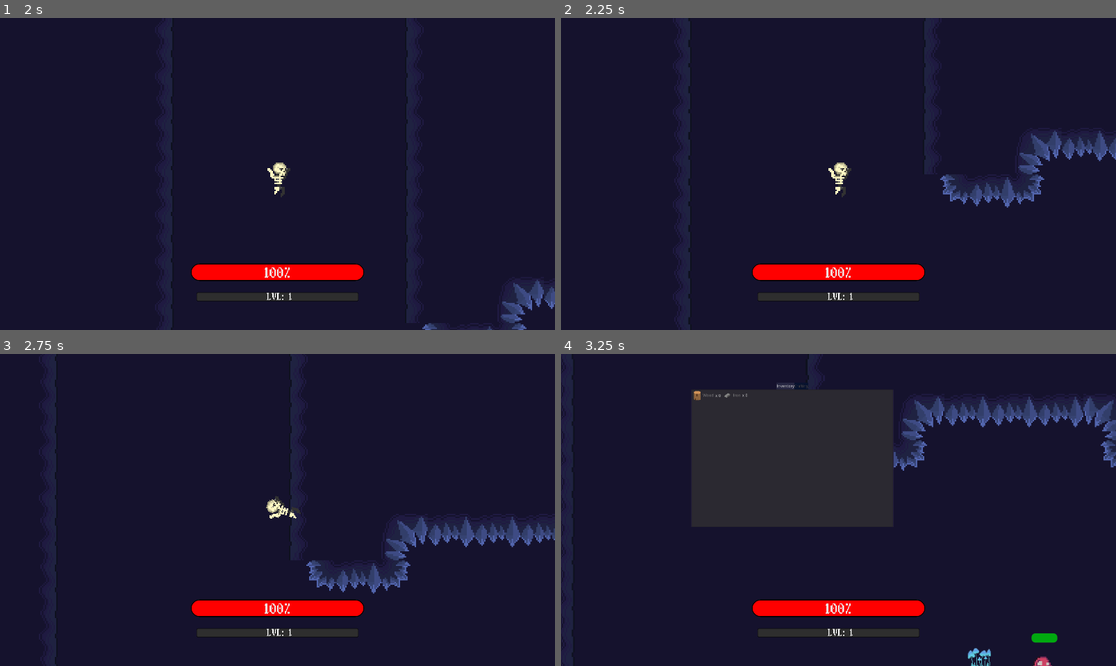
Above: before the commit, frames 1-4 (two rows, left to right).
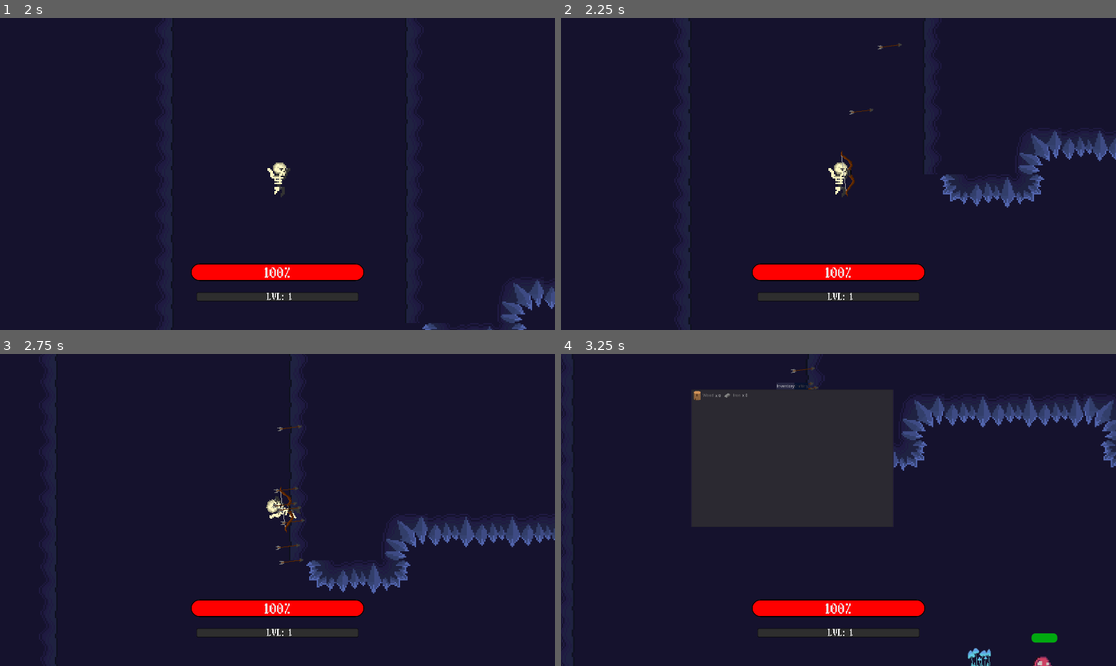
Above: after the commit, the same moments.

Repository: notfennecks/Cryptic-Crusade
Game: Godot game, scene res://Scenes/UI/Menu.tscn
Same seed, same stepped clock (60 frames per second), same inputs: the game is played once before the commit and once after it.
Inputs (mouse positions are in pixels of both pictures, inside the frame that each line leads up to):
- Up to frame 1 (2 s): click "Start Game" at 0.5 s; click "Start Game" at 1.25 s
- Up to frame 2 (2.25 s): move the mouse to (960, 158) at 2.02 s; press the mouse at (960, 158) at 2.03 s; hold D (right) from 2.03 s (still down)
- Up to frame 3 (2.75 s): keep holding D (right); tap Space (jump) at 2.27 s
- Up to frame 4 (3.25 s): keep holding D (right); move the mouse to (727, 525) at 2.77 s; release the mouse at (727, 525) at 2.78 s; tap Tab (crafting) at 2.85 s; tap Space (jump) at 3.02 s

Frame 1 is identical in both runs. In frame 2, 0.1% of the frame differs, in the area x 50-62%, y 8-58%; in frame 3, 0.2%, in the area x 49-55%, y 22-68%; in frame 4, less than 0.1%.

Commit message:
Level up thing

Diff:
--- a/GodotProject/Scenes/Player.tscn
+++ b/GodotProject/Scenes/Player.tscn
@@ -8,22 +8,22 @@
 [ext_resource path="res://assets/Player/Punch/PlayerPunch4.png" type="Texture" id=6]
 [ext_resource path="res://assets/Player/Punch/PlayerPunch5.png" type="Texture" id=7]
 [ext_resource path="res://assets/Player/Punch/PlayerPunch6.png" type="Texture" id=8]
-[ext_resource path="res://assets/Player/Idle/PlayerIdle1.png" type="Texture" id=9]
-[ext_resource path="res://assets/Player/Idle/PlayerIdle2.png" type="Texture" id=10]
-[ext_resource path="res://assets/Player/Jump/PlayerJumpUp.png" type="Texture" id=11]
-[ext_resource path="res://assets/Player/Jump/PlayerJumpDown.png" type="Texture" id=12]
-[ext_resource path="res://assets/Player/Run/PlayerRun1.png" type="Texture" id=13]
-[ext_resource path="res://assets/Player/Run/PlayerRun2.png" type="Texture" id=14]
-[ext_resource path="res://assets/Player/Run/PlayerRun3.png" type="Texture" id=15]
-[ext_resource path="res://assets/Player/Run/PlayerRun4.png" type="Texture" id=16]
-[ext_resource path="res://assets/Player/Run/PlayerRun5.png" type="Texture" id=17]
-[ext_resource path="res://assets/Player/Run/PlayerRun6.png" type="Texture" id=18]
-[ext_resource path="res://assets/Player/Run/PlayerRun7.png" type="Texture" id=19]
-[ext_resource path="res://assets/Player/Run/PlayerRun8.png" type="Texture" id=20]
-[ext_resource path="res://assets/Player/Run/PlayerRun9.png" type="Texture" id=21]
-[ext_resource path="res://assets/Player/Run/PlayerRun10.png" type="Texture" id=22]
-[ext_resource path="res://assets/Player/Run/PlayerRun11.png" type="Texture" id=23]
-[ext_resource path="res://assets/Player/Run/PlayerRun12.png" type="Texture" id=24]
+[ext_resource path="res://assets/Player/Run/PlayerRun1.png" type="Texture" id=9]
+[ext_resource path="res://assets/Player/Run/PlayerRun2.png" type="Texture" id=10]
+[ext_resource path="res://assets/Player/Run/PlayerRun3.png" type="Texture" id=11]
+[ext_resource path="res://assets/Player/Run/PlayerRun4.png" type="Texture" id=12]
+[ext_resource path="res://assets/Player/Run/PlayerRun5.png" type="Texture" id=13]
+[ext_resource path="res://assets/Player/Run/PlayerRun6.png" type="Texture" id=14]
+[ext_resource path="res://assets/Player/Run/PlayerRun7.png" type="Texture" id=15]
+[ext_resource path="res://assets/Player/Run/PlayerRun8.png" type="Texture" id=16]
+[ext_resource path="res://assets/Player/Run/PlayerRun9.png" type="Texture" id=17]
+[ext_resource path="res://assets/Player/Run/PlayerRun10.png" type="Texture" id=18]
+[ext_resource path="res://assets/Player/Run/PlayerRun11.png" type="Texture" id=19]
+[ext_resource path="res://assets/Player/Run/PlayerRun12.png" type="Texture" id=20]
+[ext_resource path="res://assets/Player/Jump/PlayerJumpDown.png" type="Texture" id=21]
+[ext_resource path="res://assets/Player/Jump/PlayerJumpUp.png" type="Texture" id=22]
+[ext_resource path="res://assets/Player/Idle/PlayerIdle1.png" type="Texture" id=23]
+[ext_resource path="res://assets/Player/Idle/PlayerIdle2.png" type="Texture" id=24]
 [ext_resource path="res://assets/Player/LandRight.tres" type="Material" id=25]
 [ext_resource path="res://assets/Player/JumpRight.tres" type="Material" id=26]
 [ext_resource path="res://assets/Player/JumpLeft.tres" type="Material" id=27]
@@ -36,6 +36,9 @@
 [ext_resource path="res://assets/Weapons+Items/Bow.png" type="Texture" id=34]
 [ext_resource path="res://Sounds/Jump.wav" type="AudioStream" id=35]
 [ext_resource path="res://Sounds/CartoonJump.wav" type="AudioStream" id=36]
+[ext_resource path="res://Sounds/Arrow.wav" type="AudioStream" id=37]
+[ext_resource path="res://Sounds/LevelUp.wav" type="AudioStream" id=38]
+[ext_resource path="res://assets/Fonts/ResourceAmountFont.tres" type="DynamicFont" id=39]
 
 [sub_resource type="SpriteFrames" id=1]
 animations = [ {
@@ -44,25 +47,25 @@
 "name": "Punch",
 "speed": 6.0
 }, {
-"frames": [ ExtResource( 9 ), ExtResource( 10 ) ],
+"frames": [ ExtResource( 9 ), ExtResource( 10 ), ExtResource( 11 ), ExtResource( 12 ), ExtResource( 13 ), ExtResource( 14 ), ExtResource( 15 ), ExtResource( 16 ), ExtResource( 17 ), ExtResource( 18 ), ExtResource( 19 ), ExtResource( 20 ) ],
 "loop": true,
-"name": "Idle",
-"speed": 2.0
+"name": "Run",
+"speed": 14.0
 }, {
-"frames": [ ExtResource( 11 ) ],
+"frames": [ ExtResource( 21 ) ],
+"loop": true,
+"name": "JumpDown",
+"speed": 5.0
+}, {
+"frames": [ ExtResource( 22 ) ],
 "loop": true,
 "name": "JumpUp",
 "speed": 5.0
 }, {
-"frames": [ ExtResource( 12 ) ],
+"frames": [ ExtResource( 23 ), ExtResource( 24 ) ],
 "loop": true,
-"name": "JumpDown",
-"speed": 5.0
-}, {
-"frames": [ ExtResource( 13 ), ExtResource( 14 ), ExtResource( 15 ), ExtResource( 16 ), ExtResource( 17 ), ExtResource( 18 ), ExtResource( 19 ), ExtResource( 20 ), ExtResource( 21 ), ExtResource( 22 ), ExtResource( 23 ), ExtResource( 24 ) ],
-"loop": true,
-"name": "Run",
-"speed": 14.0
+"name": "Idle",
+"speed": 2.0
 } ]
 
 [sub_resource type="ParticlesMaterial" id=2]
@@ -160,6 +163,7 @@
 collision_mask = 31
 script = ExtResource( 1 )
 AfterImage = ExtResource( 2 )
+Bow = true
 
 [node name="Sprite" type="AnimatedSprite" parent="."]
 frames = SubResource( 1 )
@@ -304,7 +308,27 @@
 
 [node name="HurtTimer" type="Timer" parent="."]
 wait_time = 3.0
+
+[node name="Arrow" type="AudioStreamPlayer2D" parent="."]
+stream = ExtResource( 37 )
+attenuation = 0.933033
+
+[node name="LevelUp" type="AudioStreamPlayer2D" parent="."]
+stream = ExtResource( 38 )
+
+[node name="Label" type="Label" parent="."]
+visible = false
+margin_left = -20.3551
+margin_top = -22.9108
+margin_right = 22.6449
+margin_bottom = -11.9108
+custom_fonts/font = ExtResource( 39 )
+text = "LEVEL UP!"
+
+[node name="Timer" type="Timer" parent="."]
+wait_time = 2.0
 [connection signal="animation_finished" from="Sprite" to="." method="_on_Sprite_animation_finished"]
 [connection signal="timeout" from="StanceTimer" to="." method="_on_StanceTimer_timeout"]
 [connection signal="timeout" from="ArrowTimer" to="." method="_on_ArrowTimer_timeout"]
 [connection signal="timeout" from="HurtTimer" to="." method="_on_HurtTimer_timeout"]
+[connection signal="timeout" from="Timer" to="." method="_on_Timer_timeout"]
--- a/GodotProject/Scripts/Player.gd
+++ b/GodotProject/Scripts/Player.gd
@@ -306,6 +306,8 @@
 	emit_signal("experience_gained", experience, experience_required) #emit the experience gained signal and pass growth data
 
 func level_up():  #level up function
+	$Timer.start()
+	$Label.show()
 	$LevelUp.play()
 	level += 1 #add one to level variable
 	experience_required = get_required_experience(level + 1) #set the experience requirement to the next level.
@@ -316,3 +318,6 @@
 
 func _on_HurtTimer_timeout():
 	invincible = false
+
+func _on_Timer_timeout():
+	$Label.hide()
--- a/GodotProject/assets/Fonts/ResourceAmountFont.tres
+++ b/GodotProject/assets/Fonts/ResourceAmountFont.tres
@@ -3,4 +3,7 @@
 [ext_resource path="res://assets/Fonts/Gold Box 8x16.ttf" type="DynamicFontData" id=1]
 
 [resource]
+size = 8
+outline_size = 1
+outline_color = Color( 0, 0, 0, 1 )
 font_data = ExtResource( 1 )
Not shown: 1 places in GodotProject/Scenes/Player.tscn that only renumber resources
Not shown: 2 places in GodotProject/Scenes/UI/Menu.tscn that only renumber resources
